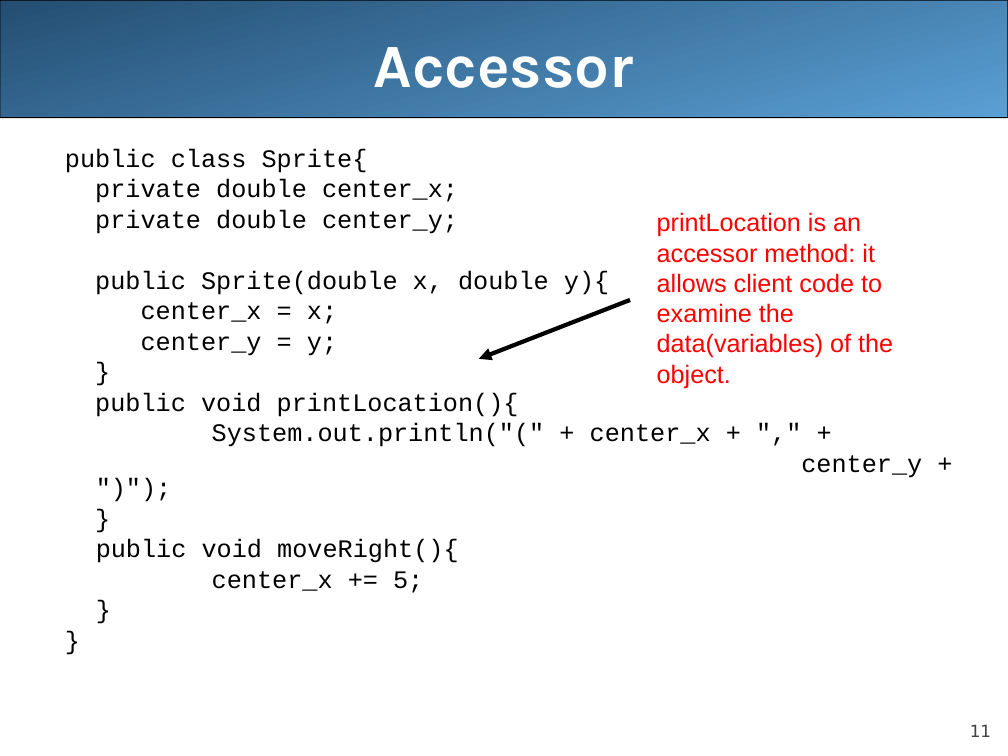
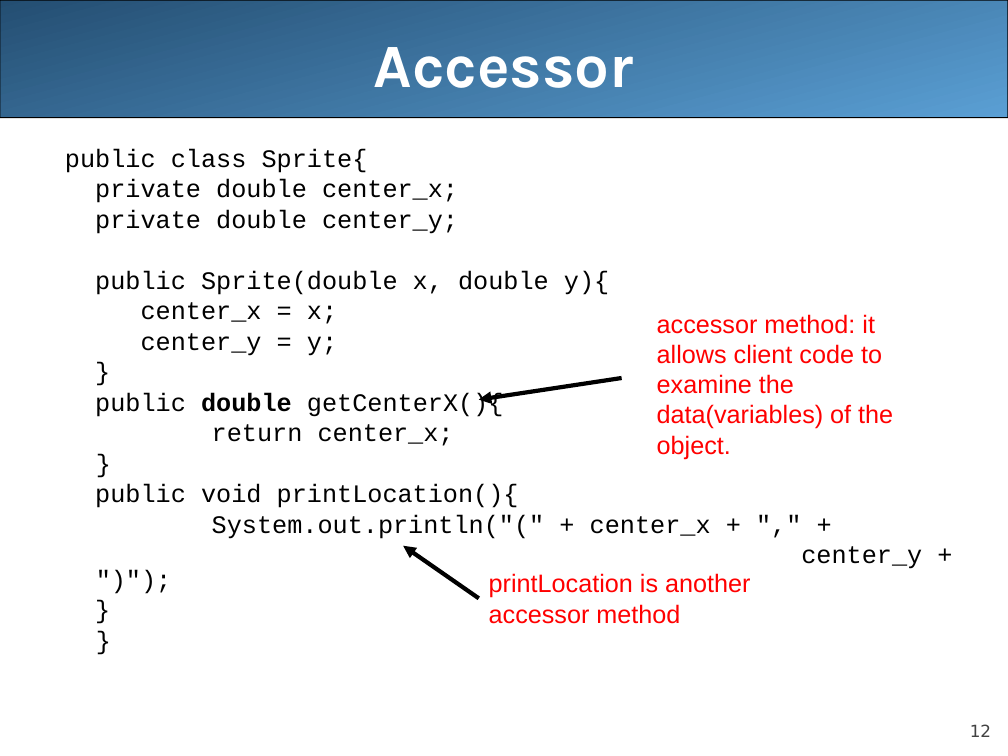
Before and after one commit to LongBaoNguyen/longbaonguyen.github.io, a slide deck: slide 12 of courses/apcsa/lecture13.ppt (slide 11 before the commit). Drawn at 1008x756 pixels with LibreOffice and Linux fonts; fonts in the diff are those of the drawing. Boxes give left, top, right and bottom in pixels: in the first picture for what was removed or moved away, otherwise in the second. Text is boxed around its words. In the diff, an @@ line names an element or a change of style, - is before the commit and + after.

```diff
--- a/courses/apcsa/lecture13.ppt
+++ b/courses/apcsa/lecture13.ppt
@@ text at bbox=[65, 148, 922, 569]: paragraph removed @@
-  }
@@ text at bbox=[657, 314, 893, 459]: text changed @@
-printLocation is an accessor method: it allows client code to examine the data(variables) of the object.
+accessor method: it allows client code to examine the data(variables) of the object.
@@ arrow moved from (630, 300) - (479, 359) to (622, 378) - (479, 399) @@
@@ text at bbox=[95, 392, 504, 446]: paragraphs added @@
+  public double getCenterX(){
+  return center_x;
+  }
@@ text at bbox=[96, 539, 458, 593]: paragraphs removed @@
-  public void moveRight(){
-  center_x += 5;
@@ arrow added from (479, 599) to (403, 545), #000000 3 pt @@
@@ text added at bbox=[489, 573, 750, 624], 18 pt, text #FF0000 @@
+printLocation is another accessor method
@@ page number at bbox=[970, 724, 991, 737]: text changed @@
-11
+12
```
Also in this commit, not shown: 12 other slides changed, 1 slide added, 2 other files.
